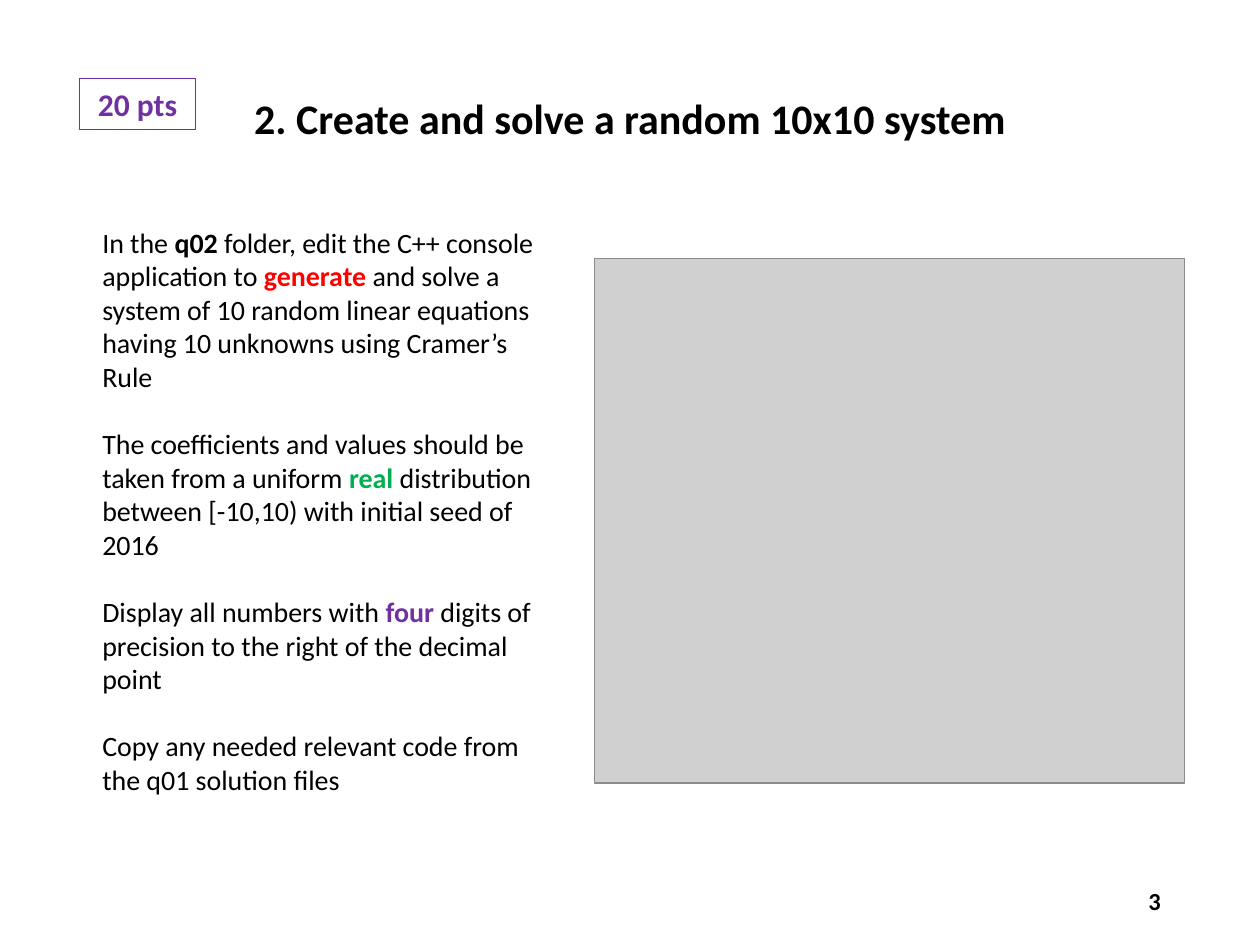
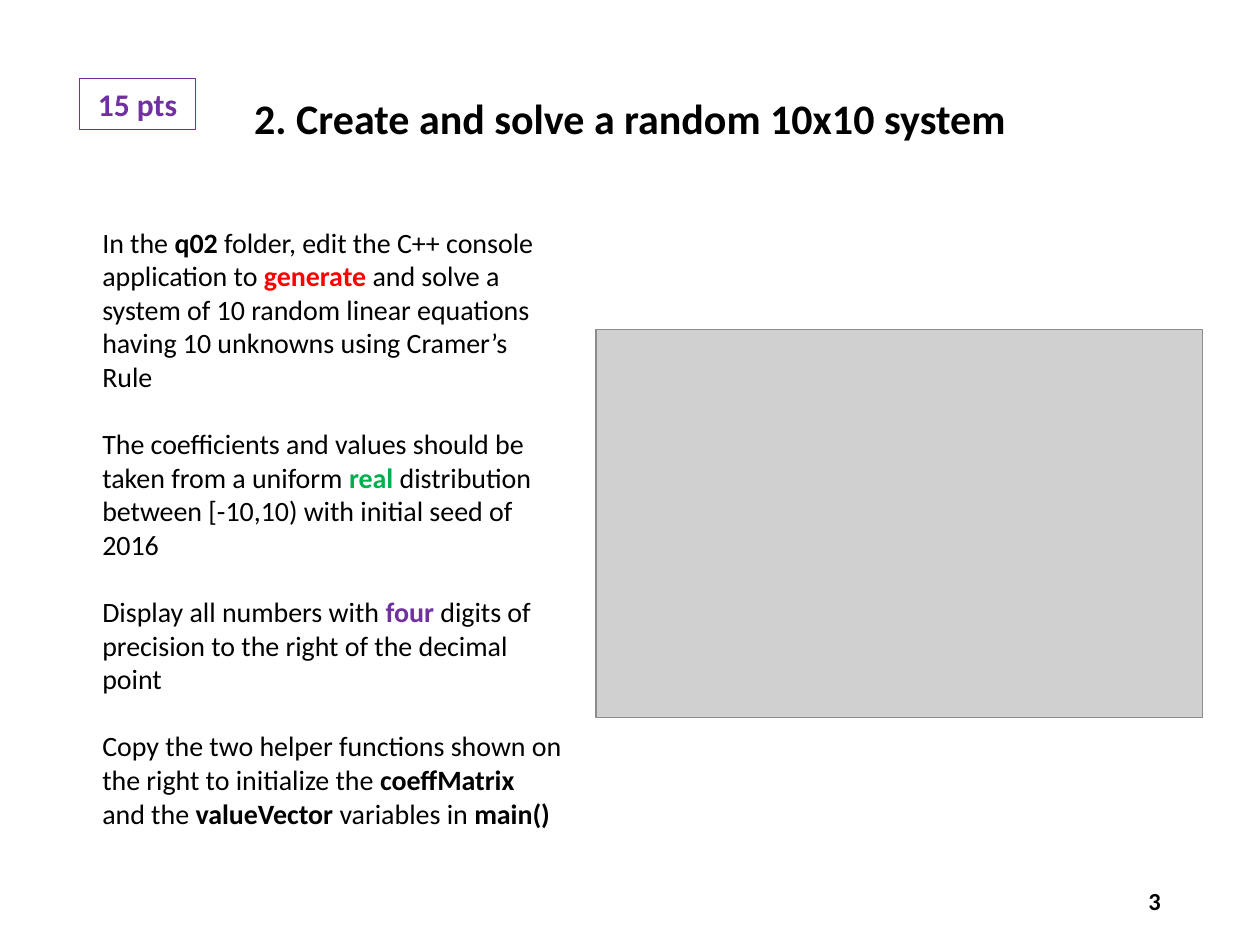
Before and after one commit to dbiersach/scicomp301-cpp-linux, a slide deck: slide 3 of exam2/Exam 2 Questions.pptx. Drawn at 1260x945 pixels with LibreOffice and Linux fonts; fonts in the diff are those of the drawing; grey boxes stand for pictures. Boxes give left, top, right and bottom in pixels: in the first picture for what was removed or moved away, otherwise in the second. Text is boxed around its words. In the diff, an @@ line names an element or a change of style, - is before the commit and + after.

```diff
--- a/exam2/Exam 2 Questions.pptx
+++ b/exam2/Exam 2 Questions.pptx
@@ text in rectangle at box(98, 95, 177, 121): text changed @@
-20 pts
+15 pts
@@ picture: place and size @@
-picture at box(595, 258, 1184, 782)
+picture at box(596, 329, 1202, 717)
@@ text at box(102, 736, 561, 828): text changed @@
-Copy any needed relevant code from the q01 solution files
+Copy the two helper functions shown on the right to initialize the coeffMatrix and the valueVector variables in main()
```
Also in this commit, not shown: 11 other slides changed, 1 slide added, 1 other file.
